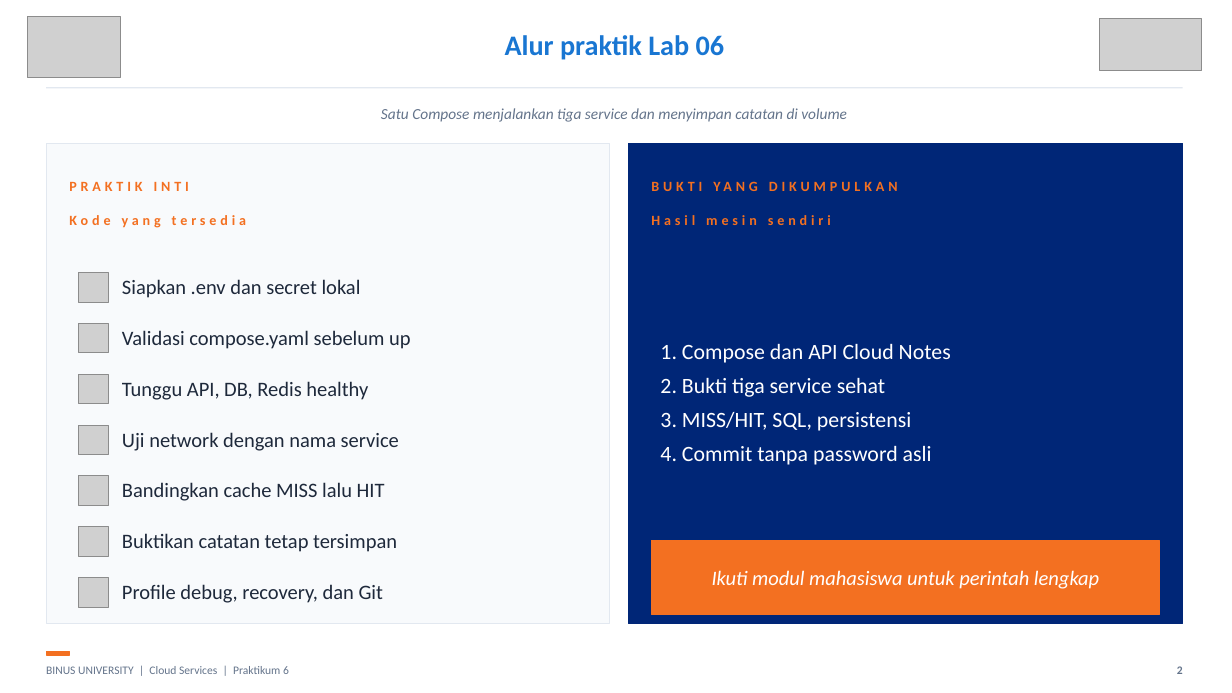
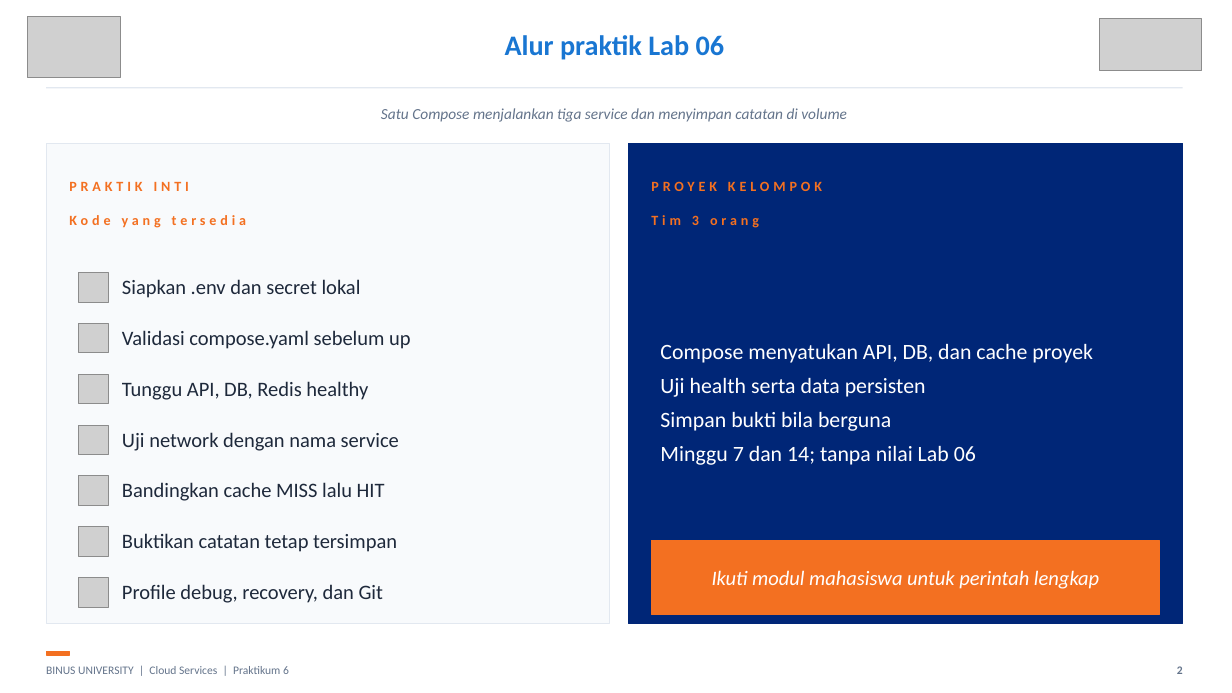
Before and after one commit to SeedFlora/meet6CloudService, a slide deck: slide 2 of slides/LAB06_Cloud_Notes_Compose_Bukti_Live.pptx. Drawn at 1232x693 pixels with LibreOffice and Linux fonts; fonts in the diff are those of the drawing; grey boxes stand for pictures. Boxes give left, top, right and bottom in pixels: in the first picture for what was removed or moved away, otherwise in the second. Text is boxed around its words. In the diff, an @@ line names an element or a change of style, - is before the commit and + after.

Commit message:
Align Lab 06 with group project and publish revised theory/practical slides

```diff
--- a/slides/LAB06_Cloud_Notes_Compose_Bukti_Live.pptx
+++ b/slides/LAB06_Cloud_Notes_Compose_Bukti_Live.pptx
@@ text at (651,181,822,228): text changed @@
-BUKTI YANG DIKUMPULKAN
-Hasil mesin sendiri
+PROYEK KELOMPOK
+Tim 3 orang
@@ text at (660,344,1093,465): text changed @@
-1. Compose dan API Cloud Notes
-2. Bukti tiga service sehat
-3. MISS/HIT, SQL, persistensi
-4. Commit tanpa password asli
+Compose menyatukan API, DB, dan cache proyek
+Uji health serta data persisten
+Simpan bukti bila berguna
+Minggu 7 dan 14; tanpa nilai Lab 06
```
Also in this commit, not shown: 8 other files.
